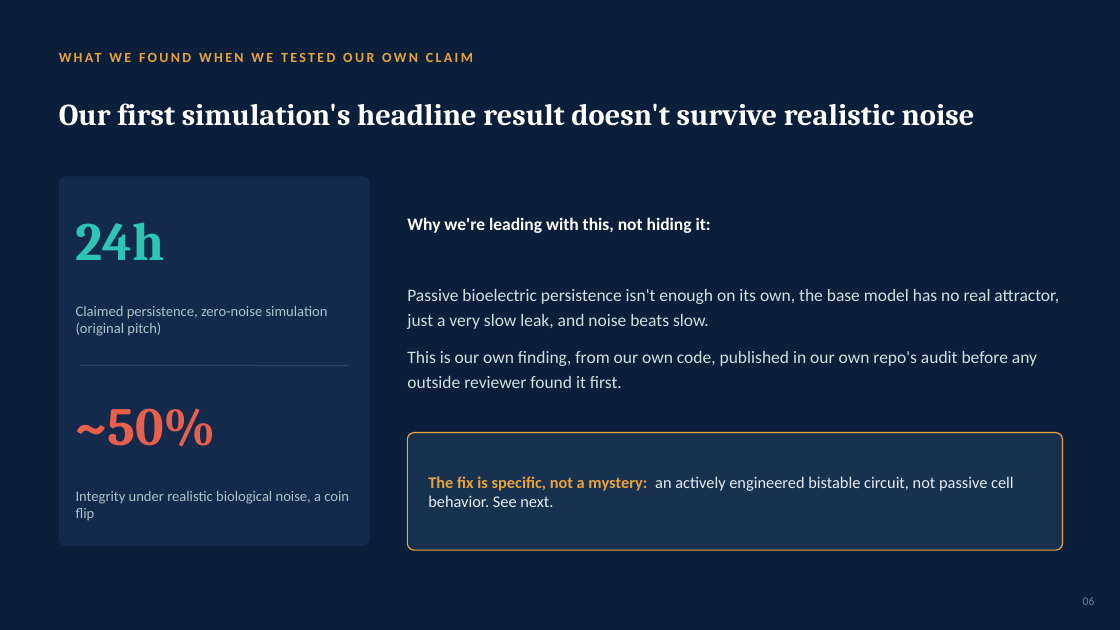
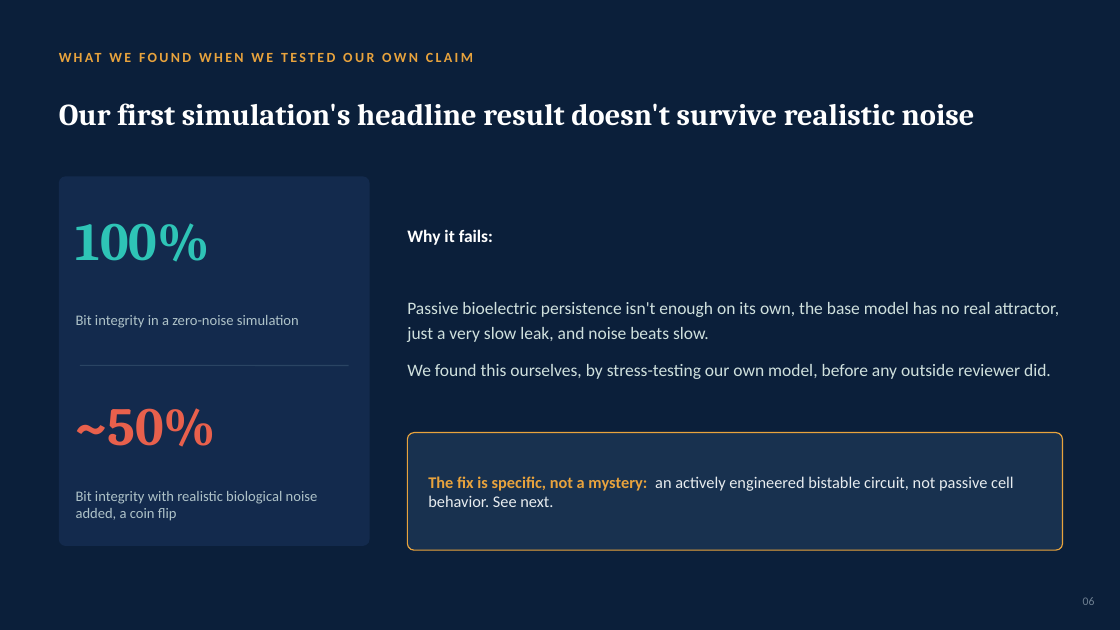
Before and after one commit to rewired89/Acheron, a slide deck: slide 6 of docs/pitch/Acheron_Pitch_Deck.pptx. Drawn at 1120x630 pixels with LibreOffice and Linux fonts; fonts in the diff are those of the drawing. Boxes give left, top, right and bottom in pixels: in the first picture for what was removed or moved away, otherwise in the second. Text is boxed around its words. In the diff, an @@ line names an element or a change of style, - is before the commit and + after.

```diff
--- a/docs/pitch/Acheron_Pitch_Deck.pptx
+++ b/docs/pitch/Acheron_Pitch_Deck.pptx
@@ text at <box>76,223,210,261</box>: text changed @@
-24h
+100%
@@ text at <box>407,229,493,245</box>: text changed @@
-Why we're leading with this, not hiding it:
+Why it fails:
@@ text at <box>76,315,299,328</box>: text changed @@
-Claimed persistence, zero-noise simulation (original pitch)
+Bit integrity in a zero-noise simulation
@@ text at <box>407,364,1051,379</box>: text changed @@
-This is our own finding, from our own code, published in our own repo's audit before any outside reviewer found it first.
+We found this ourselves, by stress-testing our own model, before any outside reviewer did.
@@ text at <box>76,491,318,521</box>: text changed @@
-Integrity under realistic biological noise, a coin flip
+Bit integrity with realistic biological noise added, a coin flip
```
Also in this commit, not shown: 5 other slides changed.
